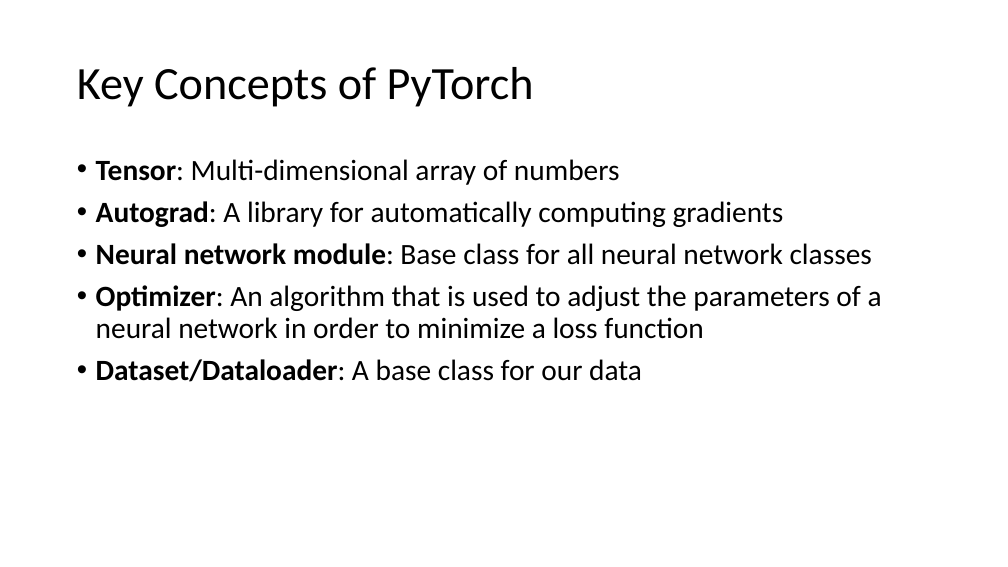
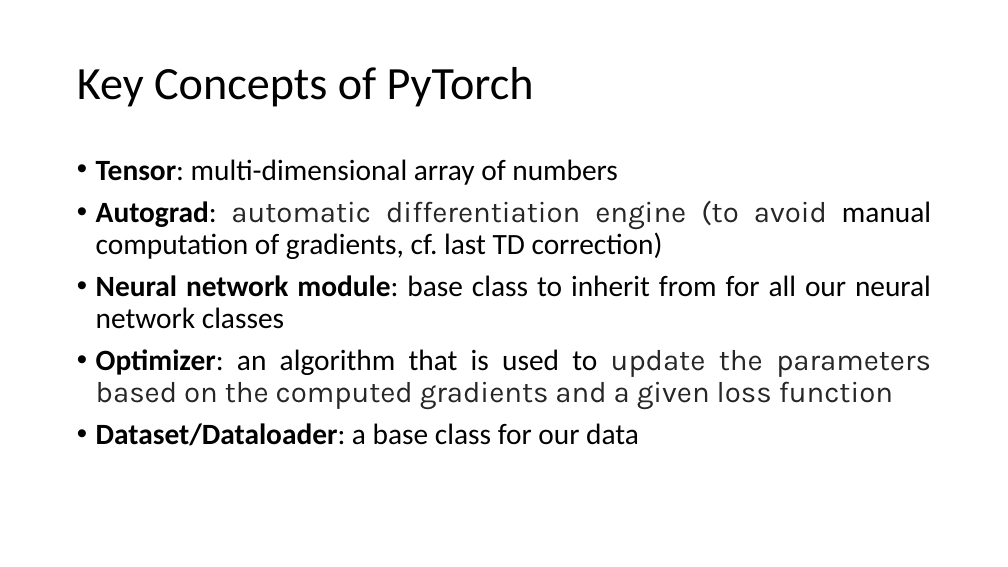
Before and after one commit to MICS-Lab/DeepLearningCourse, a slide deck: slide 3 of Slides_2.pptx. Drawn at 1008x567 pixels with LibreOffice and Linux fonts; fonts in the diff are those of the drawing. Boxes give left, top, right and bottom in pixels: in the first picture for what was removed or moved away, otherwise in the second. Text is boxed around its words. In the diff, an @@ line names an element or a change of style, - is before the commit and + after.

```diff
--- a/Slides_2.pptx
+++ b/Slides_2.pptx
@@ text at (96,159,931,446): text changed @@
-• Tensor: Multi-dimensional array of numbers
-• Autograd: A library for automatically computing gradients
-• Neural network module: Base class for all neural network classes
-• Optimizer: An algorithm that is used to adjust the parameters of a neural network in order to minimize a loss function
-• Dataset/Dataloader: A base class for our data
+• Tensor: multi-dimensional array of numbers
+• Autograd: automatic differentiation engine (to avoid manual computation of gradients, cf. last TD correction)
+• Neural network module: base class to inherit from for all our neural network classes
+• Optimizer: an algorithm that is used to update the parameters based on the computed gradients and a given loss function
+• Dataset/Dataloader: a base class for our data
```
Also in this commit, not shown: 4 other slides changed.
